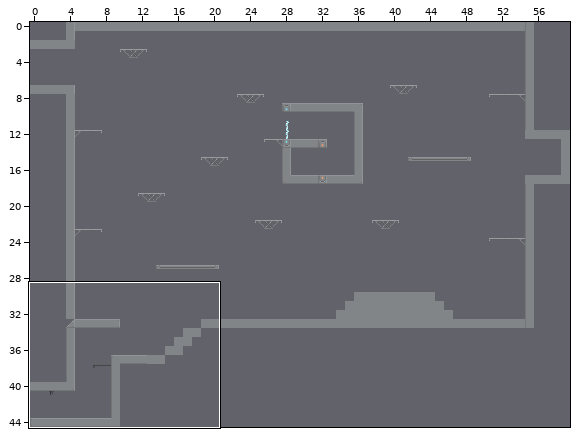
Tiled map -- assets/gameMap.tmx. The picture above shows the old version from afar; the outline marks the close-up.
Close-up. As it was:
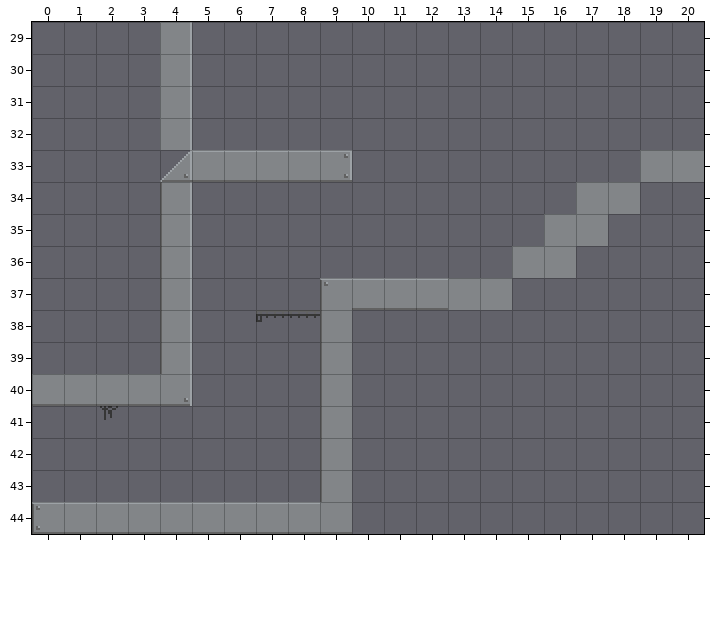
Cells are 16x16 px. Shown: x 0..20, y 29..44. The commit also changed other parts of the map, which this record leaves out.
After the commit:
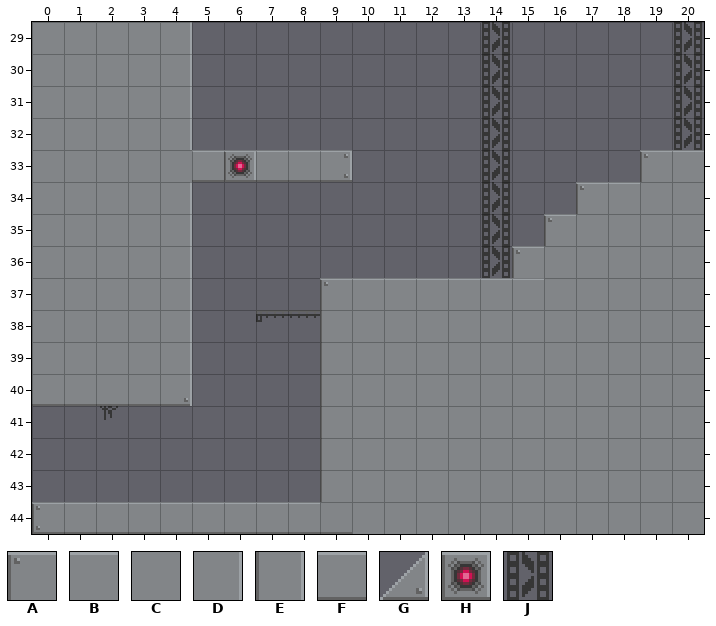
Key: from "0x72_16x16RobotTileset.v1": A 32, B 33, C 65, D 66, E 70, F 100, G 192, H 199, J 421.
_ is an empty cell.
Change:
{"where": "layer \"Decorations\""}
{"y":29,"x":14,"old":"_","new":"J"}
{"y":29,"x":20,"old":"_","new":"J"}
{"y":30,"x":14,"old":"_","new":"J"}
{"y":30,"x":20,"old":"_","new":"J"}
{"y":31,"x":14,"old":"_","new":"J"}
{"y":31,"x":20,"old":"_","new":"J"}
{"y":32,"x":14,"old":"_","new":"J"}
{"y":32,"x":20,"old":"_","new":"J"}
{"y":33,"x":14,"old":"_","new":"J"}
{"y":34,"x":14,"old":"_","new":"J"}
{"y":35,"x":14,"old":"_","new":"J"}
{"y":36,"x":14,"old":"_","new":"J"}
{"where": "layer \"Platforms\""}
{"y":29,"x":0,"old":"____","new":"CCCC"}
{"y":30,"x":0,"old":"____","new":"CCCC"}
{"y":31,"x":0,"old":"____","new":"CCCC"}
{"y":32,"x":0,"old":"____","new":"CCCC"}
{"y":33,"x":0,"old":"____G","new":"CCCCC"}
{"y":33,"x":6,"old":"F","new":"H"}
{"y":33,"x":19,"old":"CC","new":"AB"}
{"y":34,"x":0,"old":"____E","new":"CCCCD"}
{"y":34,"x":17,"old":"CC__","new":"ABCC"}
{"y":35,"x":0,"old":"____E","new":"CCCCD"}
{"y":35,"x":16,"old":"C","new":"A"}
{"y":35,"x":18,"old":"___","new":"CCC"}
{"y":36,"x":0,"old":"____E","new":"CCCCD"}
{"y":36,"x":15,"old":"C","new":"A"}
{"y":36,"x":17,"old":"____","new":"CCCC"}
{"y":37,"x":0,"old":"____E","new":"CCCCD"}
{"y":37,"x":10,"old":"FFFCC______","new":"BBBBBBCCCCC"}
{"y":38,"x":0,"old":"____E","new":"CCCCD"}
{"y":38,"x":10,"old":"___________","new":"CCCCCCCCCCC"}
{"y":39,"x":0,"old":"____E","new":"CCCCD"}
{"y":39,"x":10,"old":"___________","new":"CCCCCCCCCCC"}
{"y":40,"x":10,"old":"___________","new":"CCCCCCCCCCC"}
{"y":41,"x":10,"old":"___________","new":"CCCCCCCCCCC"}
{"y":42,"x":10,"old":"___________","new":"CCCCCCCCCCC"}
{"y":43,"x":10,"old":"___________","new":"CCCCCCCCCCC"}
{"y":44,"x":10,"old":"___________","new":"CCCCCCCCCCC"}
{"label":"changed","picture_box":[32,22,192,374]}
{"label":"changed","picture_box":[352,22,704,534]}
{"label":"changed","picture_box":[224,152,256,180]}
